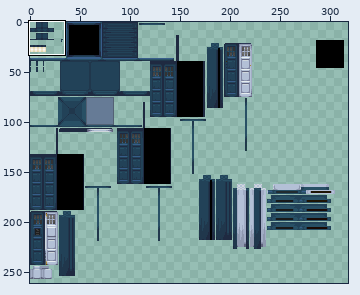
Two versions of one sprite sheet, src/main/resources/assets/ait/textures/blockentities/exteriors/classic/classic_shalka.png. The picture above shows the old version from afar; the outline marks the close-up.
Close-up. First the earlier version:
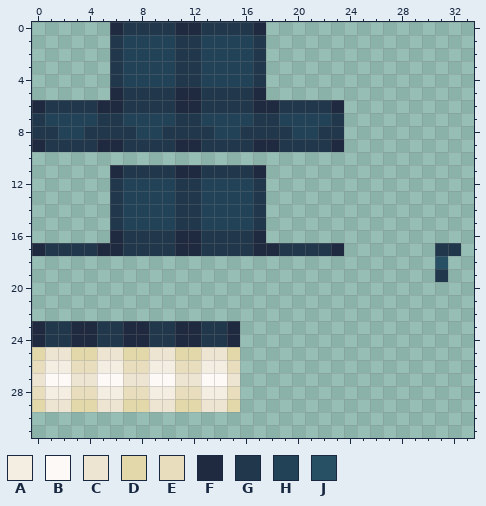
The file is 512x512 pixels. Colours within 5 levels of each other are drawn and written as one. Shown: x 0..33, y 0..31. The wide view leaves out empty margins. The commit also changed other parts of the picture, which this record leaves out.
Palette (. is transparent): A #f4ede2  B #fcf9f6  C #eee4d2  D #e2d8aa  E #e8debe  F #1f2a41  G #20374c  H #224258  J #285065
Pixels before, first column x 0:
 0 ......FGGGGFFGGGGF...............
 1 ......GHHHHGGHHHHG...............
 2 ......GHHHHGGHHHHG...............
 3 ......GHHHHGGHHHHG...............
 4 ......GHHHHGGHHHHG...............
 5 ......FGGGGFFGGGGF...............
 6 FGGGGFFGGGGFFGGGGFFGGGGF.........
 7 GHHHHGGHHHHGGHHHHGGHHHHG.........
 8 GGHHGGGGHHGGGGHHGGGGHHGG.........
 9 FGGGGFFGGGGFFGGGGFFGGGGF.........
10 .................................
11 ......FGGGGFFGGGGF...............
12 ......GHHHHGGHHHHG...............
13 ......GHHHHGGHHHHG...............
14 ......GHHHHGGHHHHG...............
15 ......GHHHHGGHHHHG...............
16 ......FGGGGFFGGGGF...............
17 FGGGGFFGGGGFFGGGGFFGGGGF.......GG
18 ...............................J.
19 ...............................G.
20 .................................
21 .................................
22 .................................
23 FGGFFGGFFGGFFGGF.................
24 FGGFFGGFFGGFFGGF.................
25 DCCDDCCDDCCDDCCD.................
26 EAAEEAAEEAAEEAAE.................
27 CBBCCBBCCBBCCBBC.................
28 EAAEEAAEEAAEEAAE.................
29 DCCDDCCDDCCDDCCD.................
Now the later version:
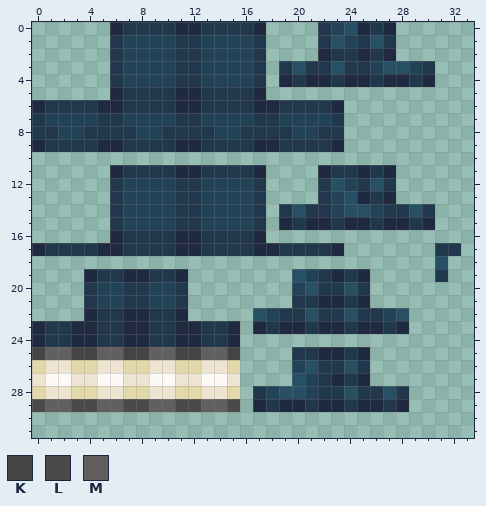
Colours new in this view: K #444444  L #4a4a4a  M #62605e
Difference:
{"y":0,"x":22,"old":"......","new":"GHJFGF"}
{"y":1,"x":22,"old":"......","new":"GJHGJG"}
{"y":2,"x":22,"old":"......","new":"FGGFGF"}
{"y":3,"x":19,"old":"............","new":"GJGGJGGHJJHG"}
{"y":4,"x":19,"old":"............","new":"FGFFGFFGFFGF"}
{"y":11,"x":22,"old":"......","new":"FGGFGF"}
{"y":12,"x":22,"old":"......","new":"GJHGJG"}
{"y":13,"x":22,"old":"......","new":"GHJFGF"}
{"y":14,"x":19,"old":"............","new":"GJGGHJJHGGJG"}
{"y":15,"x":19,"old":"............","new":"FGFFGFFGFFGF"}
{"y":19,"x":4,"old":"........","new":"FGGFFGGF"}
{"y":19,"x":20,"old":"......","new":"JHGFGF"}
{"y":20,"x":4,"old":"........","new":"GHHGGHHG"}
{"y":20,"x":20,"old":"......","new":"HJGGJG"}
{"y":21,"x":4,"old":"........","new":"GHHGGHHG"}
{"y":21,"x":20,"old":"......","new":"GGFFGF"}
{"y":22,"x":4,"old":"........","new":"FGGFFGGF"}
{"y":22,"x":17,"old":"............","new":"JHGGJGGJGGHJ"}
{"y":23,"x":17,"old":"............","new":"FGFFGFFGFFGF"}
{"y":25,"x":0,"old":"DCCDDCCDDCCDDCCD","new":"KMMKKMMKKMMKKMMK"}
{"y":25,"x":20,"old":"......","new":"GGFFGF"}
{"y":26,"x":0,"old":"EAAEEAAEEAAEEAAE","new":"DCCDDCCDDCCDDCCD"}
{"y":26,"x":20,"old":"......","new":"HJGGJG"}
{"y":27,"x":20,"old":"......","new":"JHGFGF"}
{"y":28,"x":0,"old":"EAAEEAAEEAAEEAAE","new":"DCCDDCCDDCCDDCCD"}
{"y":28,"x":17,"old":"............","new":"GHJJHGGJGGJG"}
{"y":29,"x":0,"old":"DCCDDCCDDCCDDCCD","new":"LMMLLMMLLMMLLMML"}
{"y":29,"x":17,"old":"............","new":"FGFFGFFGFFGF"}
